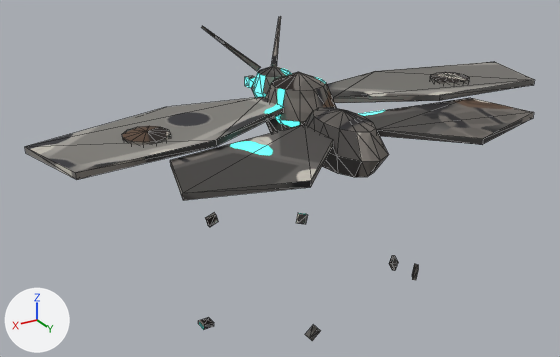
Before and after pictures for a commit that changed the glTF model assets/models/ash_moth.glb.
One viewpoint serves both versions: a camera (50 mm lens) standing at (0.829, 1.267, 1.126) and looking at (0.053, -0.026, 0.479). Lighting does not change. The marker at lower left points along +X, +Y and +Z. The first picture is the older version. Mesh edges are drawn as thin lines. Vertices at exactly the same position are counted once.

In view in the first picture: 'ash_mothMesh'.
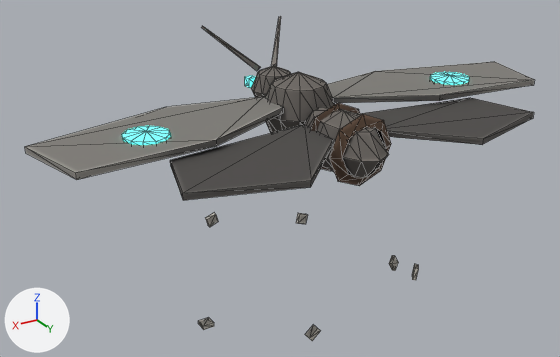
Changed parts and their boxes (x1, y1, x2, y2) in the pictures (560 x 357 px):
```json
{"part": 1, "of": "me_ash_mothmesh", "change": "added", "after": [311, 103, 360, 171]}
{"part": 2, "of": "me_ash_mothmesh", "change": "added", "after": [329, 114, 391, 186], "on screen": "brown"}
{"part": 3, "of": "me_ash_mothmesh", "change": "surface changed", "before": [25, 16, 534, 341], "after": [25, 16, 534, 341]}
```

Edits to the scene script, one JSON object a line:
```json
{"block": "me_ash_mothmesh", "where": "# used by ob_ash_mothmesh; location = (0.0, 0.0, 0.0)"}
{"op": "remove", "block": "me_ash_mothmesh", "code": "me_ash_mothmesh.from_pydata(...)  # 286 vertices, 496 faces; spans x -0.56..0.56, y -0.282..0.3, z 0.183..0.762"}
{"op": "add", "block": "me_ash_mothmesh", "code": "me_ash_mothmesh.from_pydata(...)  # 334 vertices, 592 faces; spans x -0.56..0.56, y -0.282..0.3, z 0.183..0.762"}
{"block": "me_ash_mothmesh", "change": "me_ash_mothmesh part 1: a new loose piece of 24 vertices spanning x -0.072..0.072, y 0.088..0.112, z 0.528..0.672, in mat_ash_mothmesh_baked"}
{"block": "me_ash_mothmesh", "change": "me_ash_mothmesh part 2: a new loose piece of 24 vertices spanning x -0.072..0.072, y 0.168..0.192, z 0.528..0.672, in mat_ash_mothmesh_baked"}
{"block": "me_ash_mothmesh", "change": "me_ash_mothmesh part 3: 496 kept faces spanning x -0.56..0.56, y -0.282..0.3, z 0.183..0.762 get new texture (UV) coordinates"}
```
